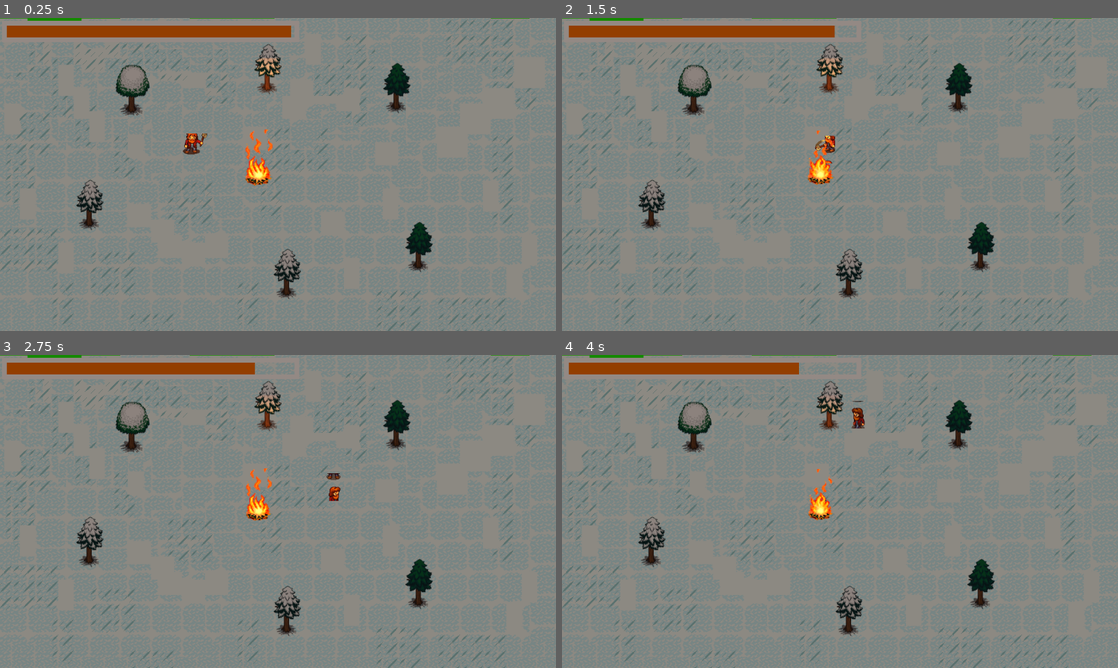
Above: before the commit, frames 1-4 (two rows, left to right).
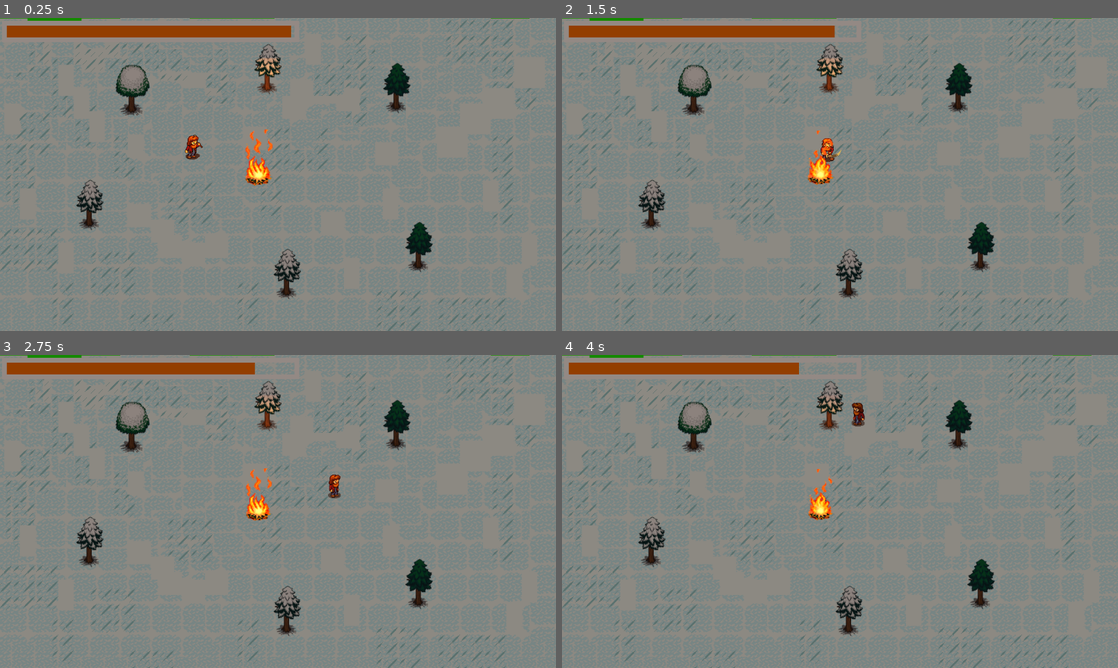
Above: after the commit, the same moments.

Repository: MattColbourne/log-game
Game: Godot game, scene res://main.tscn
Two runs of this game, one before a commit and one after it. Both use one fixed random seed, a clock stepped at 60 frames per second and the inputs below. The engine's default icon, where the game draws it, is replaced by a stand-in: a white triangle on a blue panel in a dark square.
Inputs (mouse positions are in pixels of both pictures, inside the frame that each line leads up to):
- Up to frame 1 (0.25 s): no input
- Up to frame 2 (1.5 s): move the mouse to (962, 158) at 0.52 s; hold D (right) 0.53-1.28 s; tap E (pickup) at 0.6 s; move the mouse to (728, 190) at 1.27 s; hold S (down) from 1.28 s (still down); click (728, 190) at 1.35 s
- Up to frame 3 (2.75 s): move the mouse to (333, 442) at 2.02 s; release S (down) at 2.03 s; hold D (right) from 2.03 s (still down); tap E (pickup) at 2.1 s
- Up to frame 4 (4 s): move the mouse to (812, 574) at 2.77 s; release D (right) at 2.78 s; hold W (up) 2.78-3.53 s; click (812, 574) at 2.85 s; move the mouse to (1006, 558) at 3.52 s; hold A (left) from 3.53 s (still down); tap E (pickup) at 3.6 s

The runs differ from the first frame. In frame 1, 0.2% of the frame differs, in the area x 32-38%, y 36-46%; in frame 2, 0.2%; in frame 3, 0.2%; in frame 4, 0.2%.

Commit message:
audioplayeronplayer

Diff:
--- a/PROTO_02/campfire.gd
+++ b/PROTO_02/campfire.gd
@@ -25,6 +25,7 @@
 	progressBar.value = fuel
 	if fuel < 0:
 		## TODO: ADD LOSS CONDITION
+
 		pass
 
 
--- a/PROTO_02/player.tscn
+++ b/PROTO_02/player.tscn
@@ -202,7 +202,7 @@
 [node name="Sprite2D" type="Sprite2D" parent="."]
 texture = ExtResource("2_1u0pg")
 hframes = 7
-vframes = 9
+vframes = 8
 frame = 54
 region_rect = Rect2(0, 896, 64, 64)
 script = SubResource("GDScript_2ytqk")
@@ -221,6 +221,8 @@
 "": SubResource("AnimationLibrary_f2up2")
 }
 
+[node name="AudioStreamPlayer2D" type="AudioStreamPlayer2D" parent="."]
+
 [connection signal="area_entered" from="Area2D" to="." method="_on_area_2d_area_entered"]
 [connection signal="area_exited" from="Area2D" to="." method="_on_area_2d_area_exited"]
 [connection signal="timeout" from="Timer" to="." method="_on_timer_timeout"]
